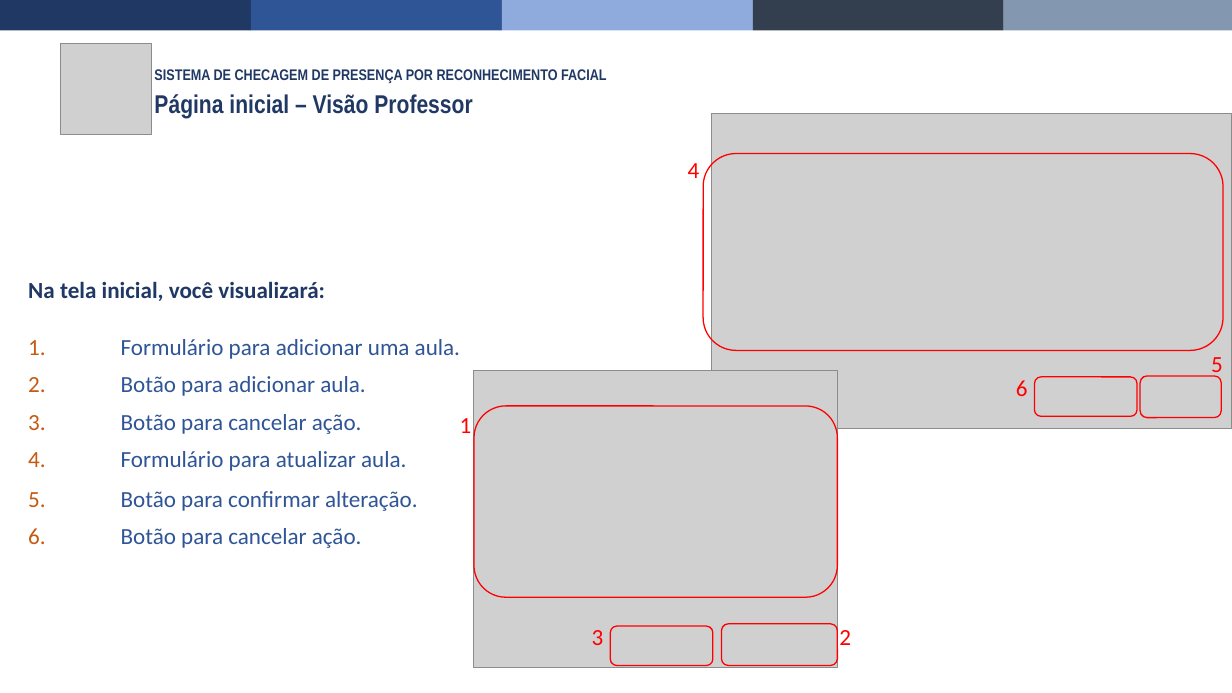
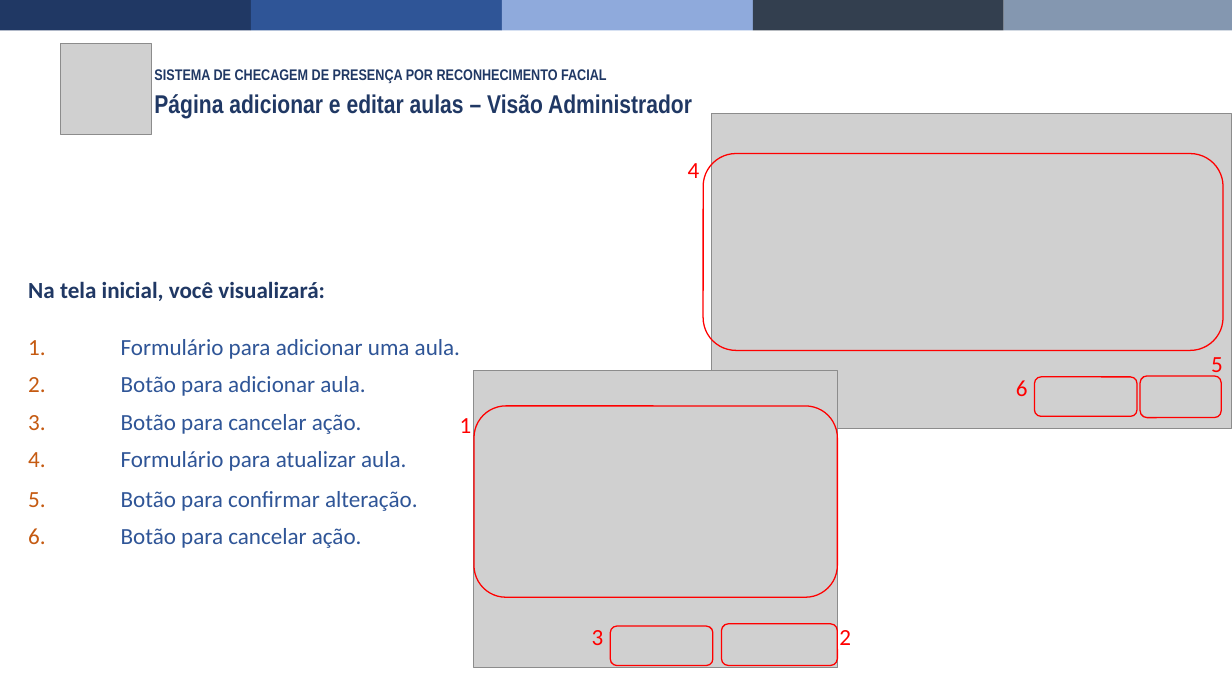
Before and after one commit to math-lopez/API_TCC_Piroquitos, a slide deck: slide 9 of Docs/Manual ferramenta checagem de presença por reconhecimento facial.pptx. Drawn at 1232x693 pixels with LibreOffice and Linux fonts; fonts in the diff are those of the drawing; grey boxes stand for pictures. Boxes give left, top, right and bottom in pixels: in the first picture for what was removed or moved away, otherwise in the second. Text is boxed around its words. In the diff, an @@ line names an element or a change of style, - is before the commit and + after.

```diff
--- a/Docs/Manual ferramenta checagem de presença por reconhecimento facial.pptx
+++ b/Docs/Manual ferramenta checagem de presença por reconhecimento facial.pptx
@@ text at bbox=[154, 94, 692, 119]: text changed @@
-Página inicial – Visão Professor
+Página adicionar e editar aulas – Visão Administrador
```
Also in this commit, not shown: 1 other slide changed, 1 other file.
